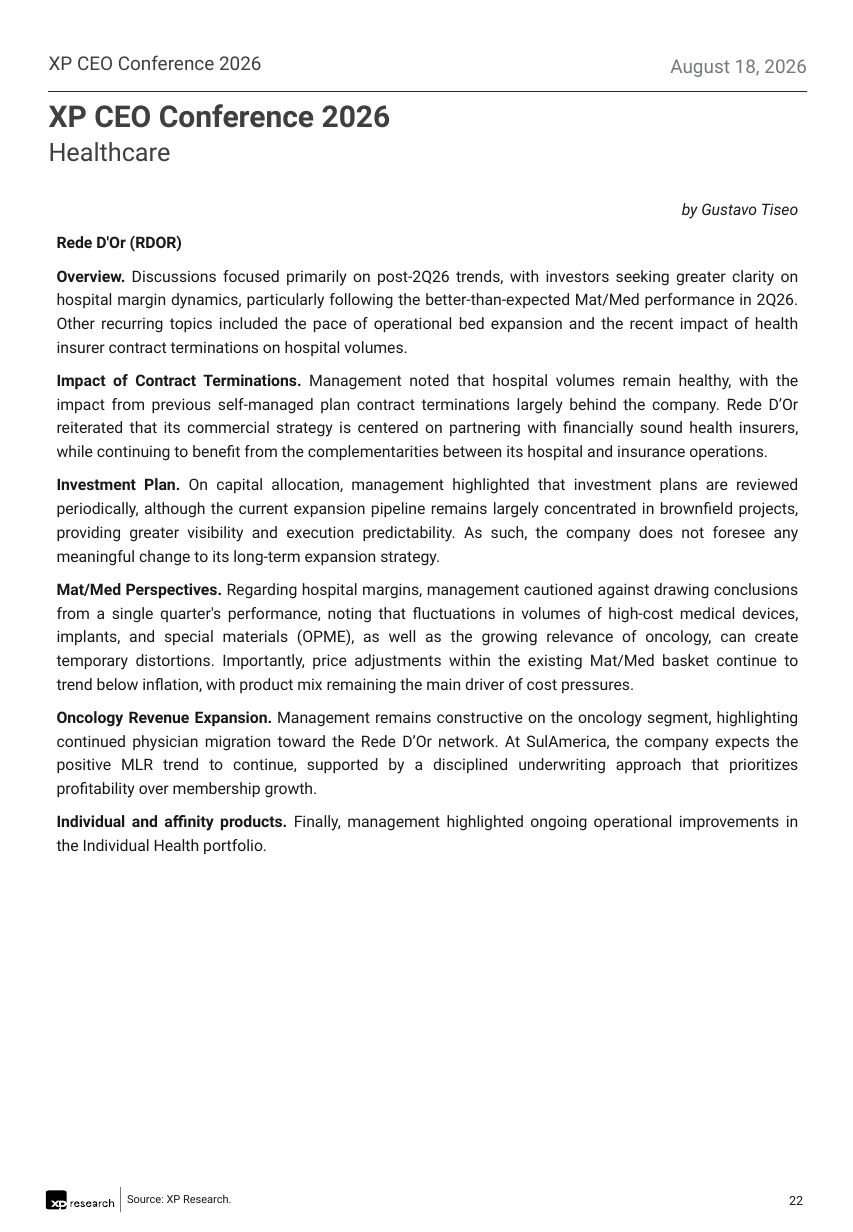
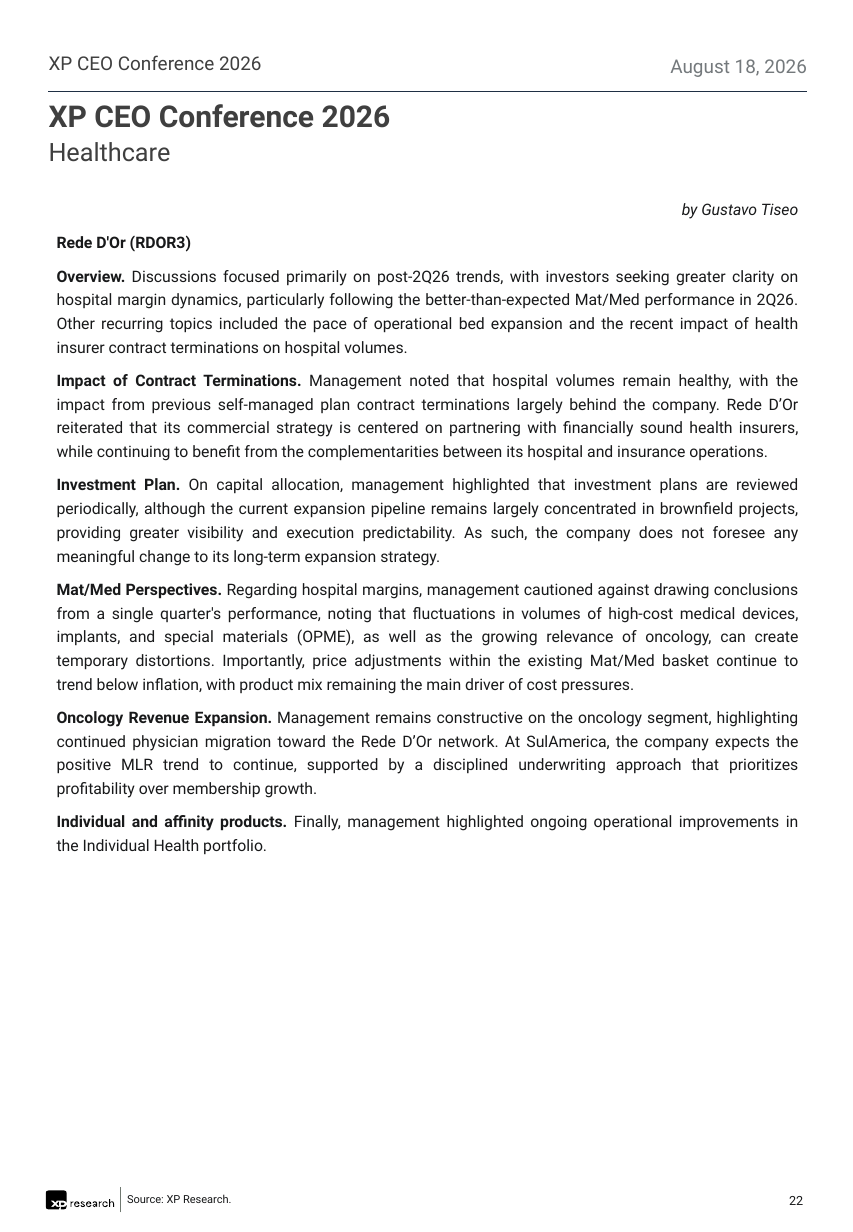
Before and after one commit to CaioLSouza/datasets, a slide deck: slide 22 of ceo_conference_2026/Feedback XP CEO Conference 2026.pptx. Drawn at 853x1232 pixels with LibreOffice and Linux fonts; fonts in the diff are those of the drawing. Boxes give left, top, right and bottom in pixels: in the first picture for what was removed or moved away, otherwise in the second. Text is boxed around its words. In the diff, an @@ line names an element or a change of style, - is before the commit and + after.

```diff
--- a/ceo_conference_2026/Feedback XP CEO Conference 2026.pptx
+++ b/ceo_conference_2026/Feedback XP CEO Conference 2026.pptx
@@ text at [57, 235, 191, 252]: text changed @@
-Rede D'Or (RDOR)
+Rede D'Or (RDOR3)
```
Also in this commit, not shown: 16 other slides changed.
